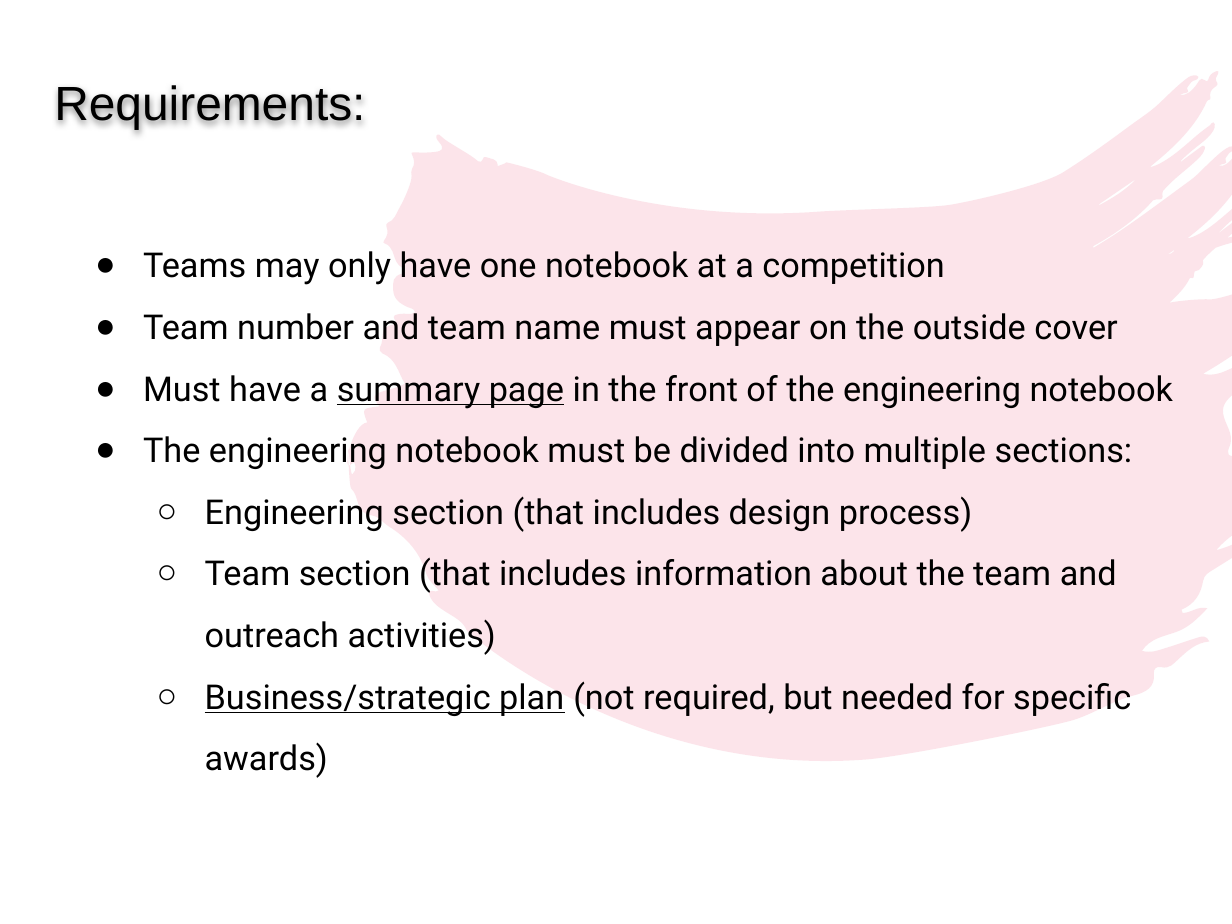
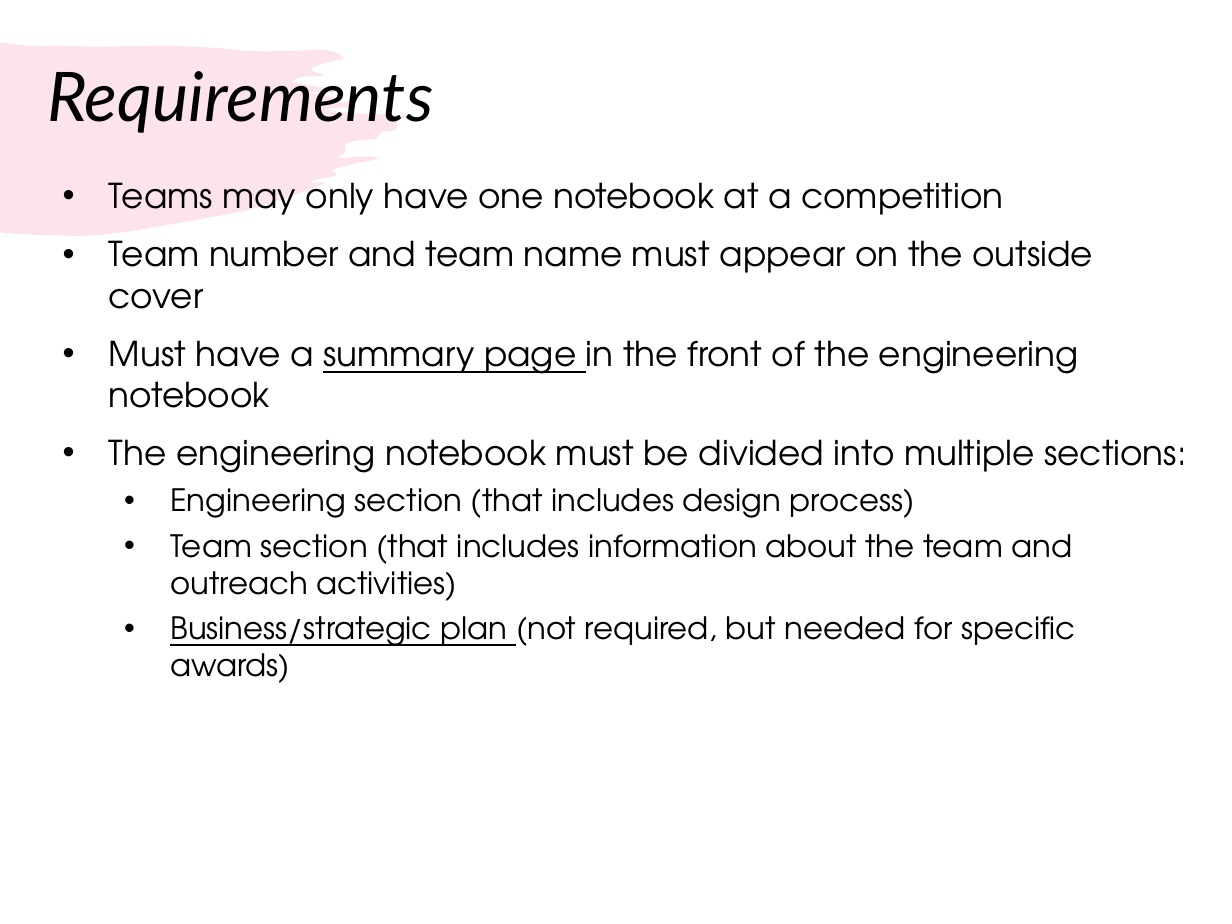
Before and after one commit to droidsrobotics/FTC-Tutorials, a slide deck: slide 7 of translations/en-us/Competitions/Engineering Notebook.pptx (slide 6 before the commit). Drawn at 1232x924 pixels with LibreOffice and Linux fonts; fonts in the diff are those of the drawing. Boxes give left, top, right and bottom in pixels: in the first picture for what was removed or moved away, otherwise in the second. Text is boxed around its words. In the diff, an @@ line names an element or a change of style, - is before the commit and + after.

```diff
--- a/translations/en-us/Competitions/Engineering Notebook.pptx
+++ b/translations/en-us/Competitions/Engineering Notebook.pptx
@@ freeform shape added at (0, 42, 407, 235), fill #F07C98 at 20% opacity @@
@@ title "Requirements" at (47, 71, 433, 133): vertical alignment top to middle @@
@@ title at (47, 71, 433, 133): text changed; size 28 to 40 pt; font Arial to Lato; italic on @@
-Requirements:
+Requirements
@@ freeform shape removed at (350, 71, 1232, 759) @@
@@ text "Teams may only have one ...": place and size @@
-text "Teams may only have one ..." at (143, 251, 1173, 717)
+text "Teams may only have one ..." at (109, 182, 1186, 683)
@@ text "Teams may only have one ..." at (109, 182, 1186, 683): font Roboto to TeX Gyre Adventor; size 20 to 18 pt in "Engineering section (that includes design process)", "Team section (that includes information about the ...", "Business/strategic plan (not required, but needed for ..."; bullet ● to •; line spacing 1.5 to 1; more space between paragraphs; bullet ○ to • @@
```
Also in this commit, not shown: 19 other slides changed, 1 slide added, 2 other files.
